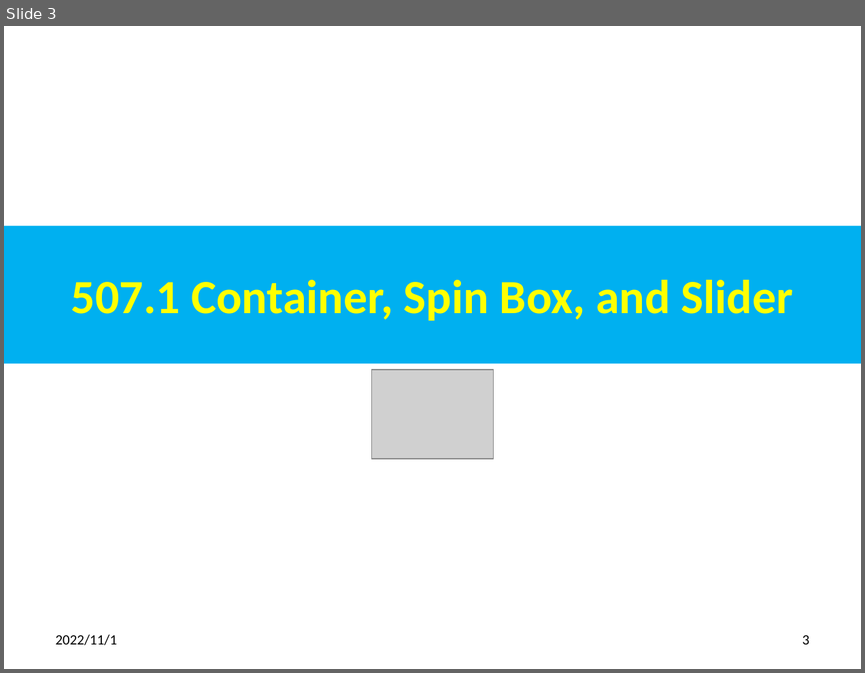
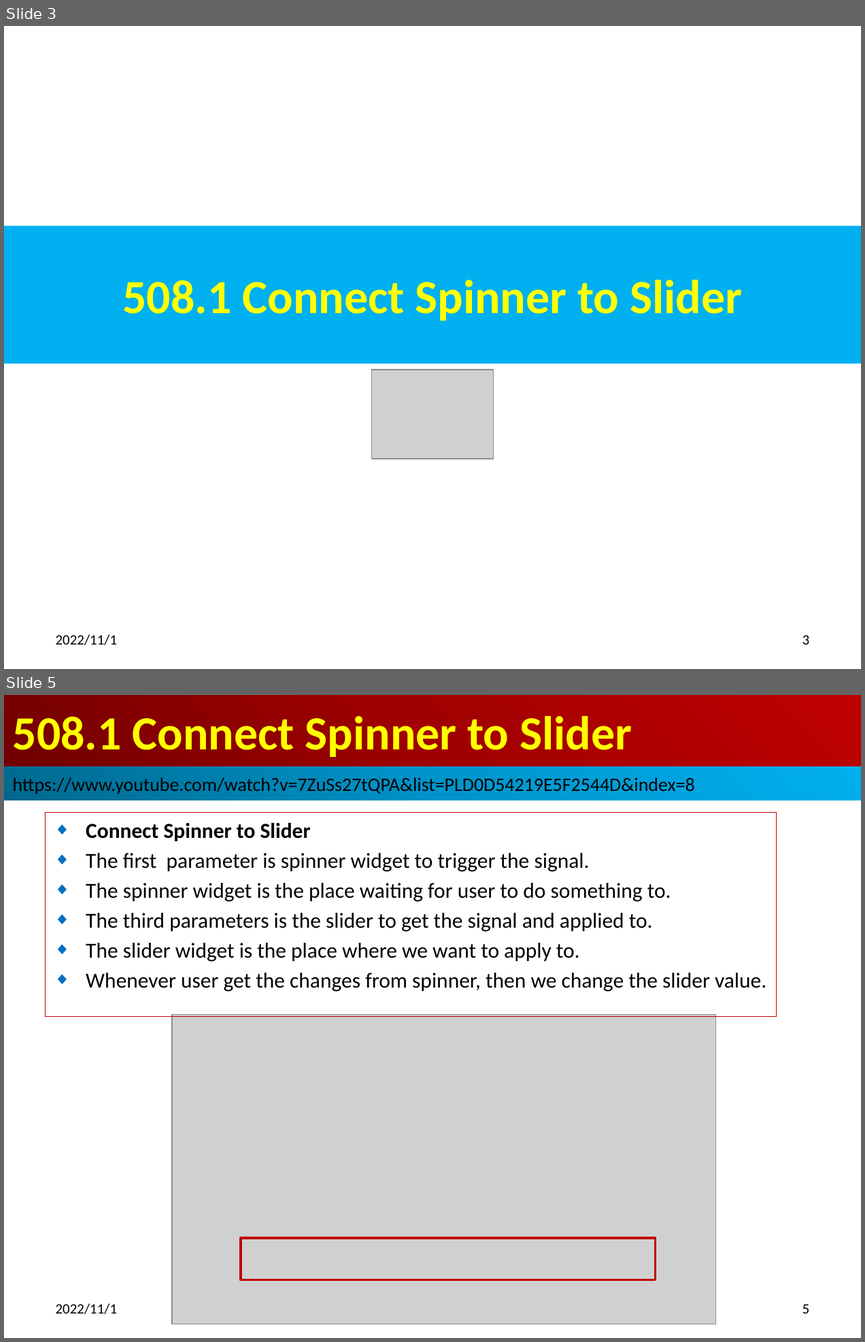
Before and after one commit to peterhchen/012_Qt, a slide deck: 508_Sync_Widgets_Layout.pptx. Shown one above the other, each under a label of ours: slide 3 before the commit, slides 3 and 5 after it; the slides between them are not shown. The pictures are 865x673 and 865x1342 pixels, drawn with LibreOffice and Linux fonts; fonts in the diff are those of the drawing; grey boxes stand for pictures. Boxes give left, top, right and bottom in pixels: in the first picture for what was removed or moved away, otherwise in the second. Text is boxed around its words. In the diff, an @@ line names an element or a change of style, - is before the commit and + after.

```diff
--- a/508_Sync_Widgets_Layout.pptx
+++ b/508_Sync_Widgets_Layout.pptx
@@ slide 5 added at [4, 695, 861, 1338], background #FFFFFF @@
@@ title added at [4, 695, 861, 767], fill gradient #720000 to #A20000 to #C00000, 40 pt, text #FFFF00, bold @@
+508.1 Connect Spinner to Slider
@@ rectangle added at [4, 767, 861, 800], fill gradient #00688E to #0094CA to #00B0F0, 16 pt, text #000000 @@
+https://www.youtube.com/watch?v=7ZuSs27tQPA&list=PLD0D54219E5F2544D&index=8
@@ subtitle added at [45, 813, 777, 1016], outline #C00000 0.75 pt, 18 pt, text #000000 @@
+◆ Connect Spinner to Slider
+◆ The first parameter is spinner widget to trigger the signal.
+◆ The spinner widget is the place waiting for user to do something to.
+◆ The third parameters is the slider to get the signal and applied to.
+◆ The slider widget is the place where we want to apply to.
+◆ Whenever user get the changes from spinner, then we change the slider value.
@@ picture added at [172, 1015, 715, 1324] @@
@@ rectangle added at [241, 1238, 655, 1279], outline #C00000 2 pt @@
@@ text added at [56, 1303, 118, 1314], 12 pt, text #000000 @@
+2022/11/1
@@ page number added at [802, 1304, 810, 1313], 12 pt, text #000000 @@
+5
@@ slide 3 changed as well @@
@@ title at [122, 280, 742, 320]: text changed @@
-507.1 Container, Spin Box, and Slider
+508.1 Connect Spinner to Slider
```
Also in this commit, not shown: 5 other slides changed, 11 other slides added, 4 slides removed, 1 other file.
